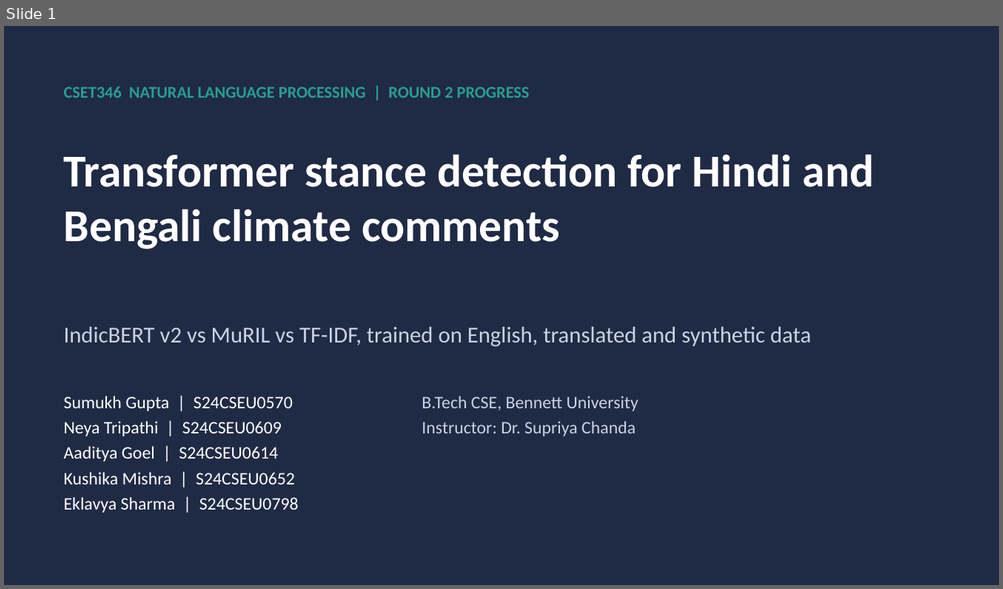
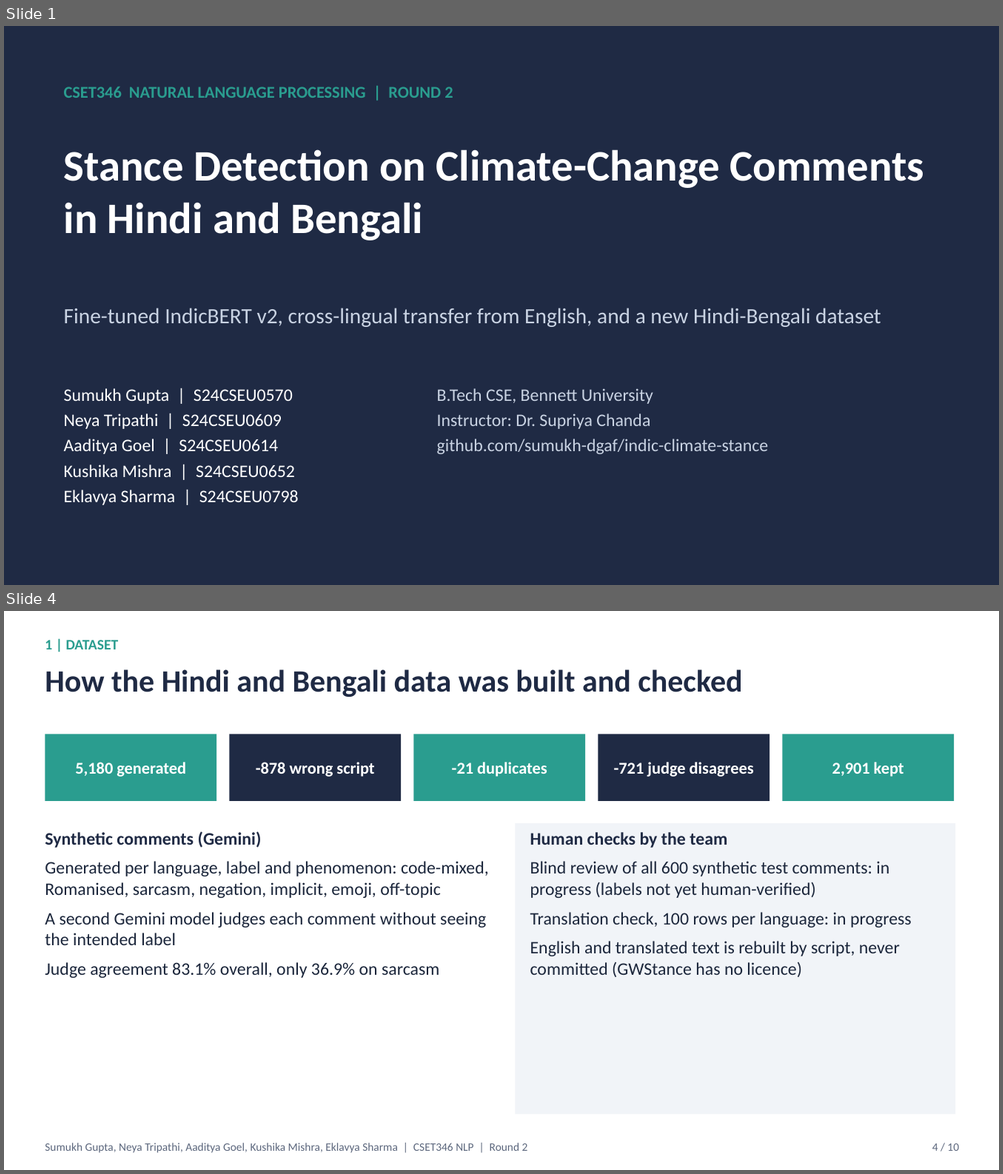
Before and after one commit to sumukh-dgaf/indic-climate-stance, a slide deck: outputs/Round2_Deck.pptx. Shown one above the other, each under a label of ours: slide 1 before the commit, slides 1 and 4 after it; the slides between them are not shown. The pictures are 1003x589 and 1003x1174 pixels, drawn with LibreOffice and Linux fonts; fonts in the diff are those of the drawing. Boxes give left, top, right and bottom in pixels: in the first picture for what was removed or moved away, otherwise in the second. Text is boxed around its words. In the diff, an @@ line names an element or a change of style, - is before the commit and + after.

```diff
--- a/outputs/Round2_Deck.pptx
+++ b/outputs/Round2_Deck.pptx
@@ slide 4 added at (x1=4, y1=611, x2=999, y2=1170), background #FFFFFF @@
@@ text added at (x1=45, y1=640, x2=119, y2=649), 14 pt, text #2A9D8F, bold @@
+1 | DATASET
@@ text added at (x1=45, y1=669, x2=742, y2=697), 30 pt, text #1F2A44, bold @@
+How the Hindi and Bengali data was built and checked
@@ rectangle added at (x1=45, y1=734, x2=216, y2=801), fill #2A9D8F, 16 pt, text #FFFFFF, bold @@
+5,180 generated
@@ rectangle added at (x1=229, y1=734, x2=401, y2=801), fill #1F2A44, 16 pt, text #FFFFFF, bold @@
+-878 wrong script
@@ rectangle added at (x1=414, y1=734, x2=585, y2=801), fill #2A9D8F, 16 pt, text #FFFFFF, bold @@
+-21 duplicates
@@ rectangle added at (x1=598, y1=734, x2=769, y2=801), fill #1F2A44, 16 pt, text #FFFFFF, bold @@
+-721 judge disagrees
@@ rectangle added at (x1=782, y1=734, x2=954, y2=801), fill #2A9D8F, 16 pt, text #FFFFFF, bold @@
+2,901 kept
@@ text added at (x1=45, y1=832, x2=489, y2=978), 17 pt, text #1B263B @@
+Synthetic comments (Gemini)
+Generated per language, label and phenomenon: code-mixed, Romanised, sarcasm, negation, implicit, emoji, off-topic
+A second Gemini model judges each comment without seeing the intended label
+Judge agreement 83.1% overall, only 36.9% on sarcasm
@@ rectangle added at (x1=515, y1=823, x2=956, y2=1115), fill #F1F4F8, 17 pt, text #1B263B @@
+Human checks by the team
+Blind review of all 600 synthetic test comments: in progress (labels not yet human-verified)
+Translation check, 100 rows per language: in progress
+English and translated text is rebuilt by script, never committed (GWStance has no licence)
@@ text added at (x1=45, y1=1143, x2=528, y2=1153), 11 pt, text #5C677D @@
+Sumukh Gupta, Neya Tripathi, Aaditya Goel, Kushika Mishra, Eklavya Sharma | CSET346 NLP | Round 2
@@ text added at (x1=932, y1=1144, x2=959, y2=1151), 11 pt, text #5C677D @@
+4 / 10
@@ slide 1 changed as well @@
@@ text at (x1=64, y1=87, x2=452, y2=98): text changed @@
-CSET346 NATURAL LANGUAGE PROCESSING | ROUND 2 PROGRESS
+CSET346 NATURAL LANGUAGE PROCESSING | ROUND 2
@@ text at (x1=64, y1=150, x2=924, y2=241): text changed; size 44 to 42 pt @@
-Transformer stance detection for Hindi and Bengali climate comments
+Stance Detection on Climate-Change Comments in Hindi and Bengali
@@ text at (x1=64, y1=308, x2=881, y2=327): text changed; size 22 to 21 pt @@
-IndicBERT v2 vs MuRIL vs TF-IDF, trained on English, translated and synthetic data
+Fine-tuned IndicBERT v2, cross-lingual transfer from English, and a new Hindi-Bengali dataset
@@ text "Sumukh Gupta | S24CSEU0570" moved from (x1=64, y1=396, x2=299, y2=513) to (x1=64, y1=389, x2=299, y2=506) @@
@@ text "B.Tech CSE, Bennett University" moved from (x1=421, y1=396, x2=638, y2=437) to (x1=437, y1=389, x2=768, y2=454) @@
@@ text at (x1=437, y1=439, x2=768, y2=454): paragraph added @@
+github.com/sumukh-dgaf/indic-climate-stance
```
Also in this commit, not shown: 6 other slides changed, 2 other slides added, 2 slides removed, 2 other files.
